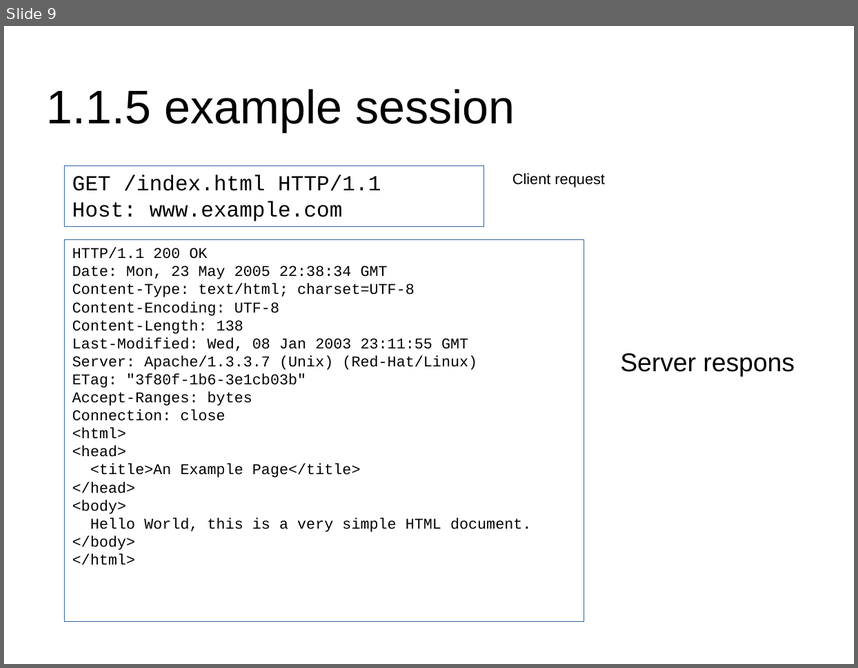
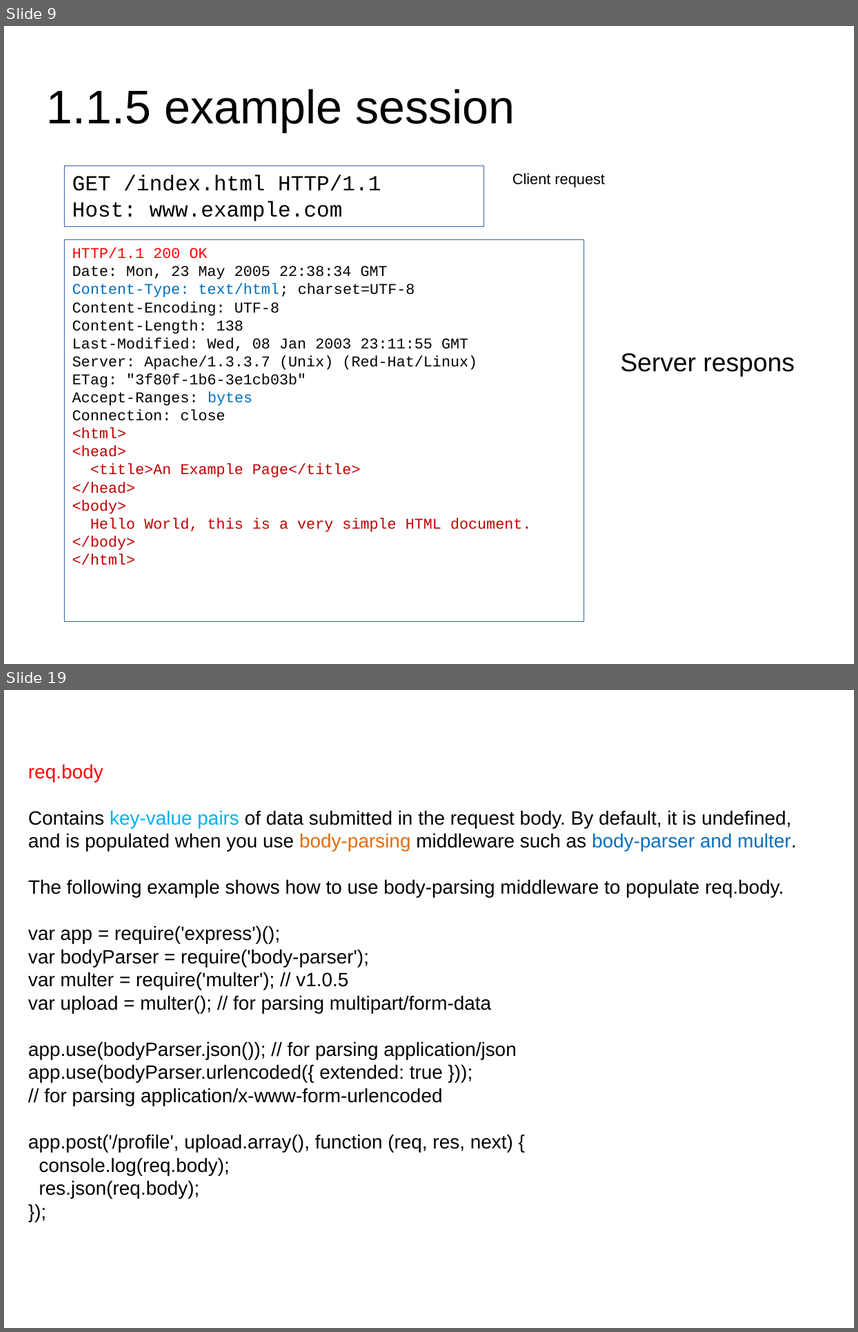
Before and after one commit to masterfish2015/my_project, a slide deck: teaching/javascript_html_server_and_client.pptx. Shown one above the other, each under a label of ours: slide 9 before the commit, slides 9 and 19 after it; the slides between them are not shown. The pictures are 858x668 and 858x1332 pixels, drawn with LibreOffice and Linux fonts; fonts in the diff are those of the drawing. Boxes give left, top, right and bottom in pixels: in the first picture for what was removed or moved away, otherwise in the second. Text is boxed around its words. In the diff, an @@ line names an element or a change of style, - is before the commit and + after.

```diff
--- a/teaching/javascript_html_server_and_client.pptx
+++ b/teaching/javascript_html_server_and_client.pptx
@@ slide 19 added at (x1=4, y1=690, x2=854, y2=1328), background #FFFFFF @@
@@ text added at (x1=28, y1=764, x2=797, y2=1198), 18 pt, text #000000 @@
+req.body
+Contains key-value pairs of data submitted in the request body. By default, it is undefined, and is populated when you use body-parsing middleware such as body-parser and multer.
+The following example shows how to use body-parsing middleware to populate req.body.
+var app = require('express')();
+var bodyParser = require('body-parser');
+var multer = require('multer'); // v1.0.5
+var upload = multer(); // for parsing multipart/form-data
+app.use(bodyParser.json()); // for parsing application/json
+app.use(bodyParser.urlencoded({ extended: true }));
+// for parsing application/x-www-form-urlencoded
+app.post('/profile', upload.array(), function (req, res, next) {
+console.log(req.body);
+res.json(req.body);
+});
@@ slide 9 changed as well @@
@@ text in rectangle at (x1=72, y1=247, x2=531, y2=565): text colour #000000 to #FF0000 in "HTTP/1.1 200 OK"; text colour #000000 to #0070C0 in "Content-Type: text/html;", "bytes"; text colour #000000 to #C00000 in "<html>", "<head>", "<title>An Example Page</title>", "</head>" and 4 more places @@
```
Also in this commit, not shown: 2 other slides changed, 52 other slides added, 2 other files.
